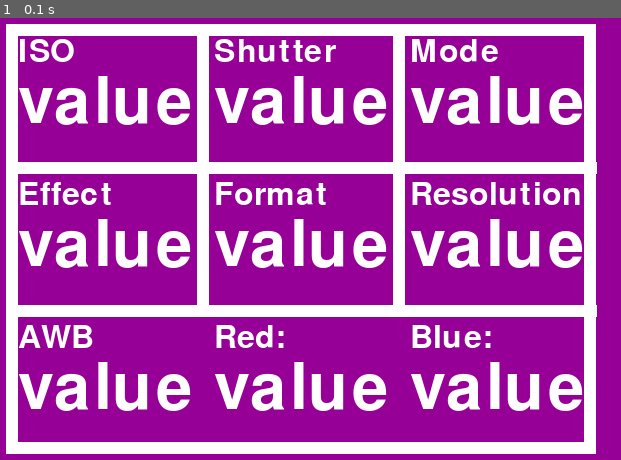
Above: before the commit, frame 1.
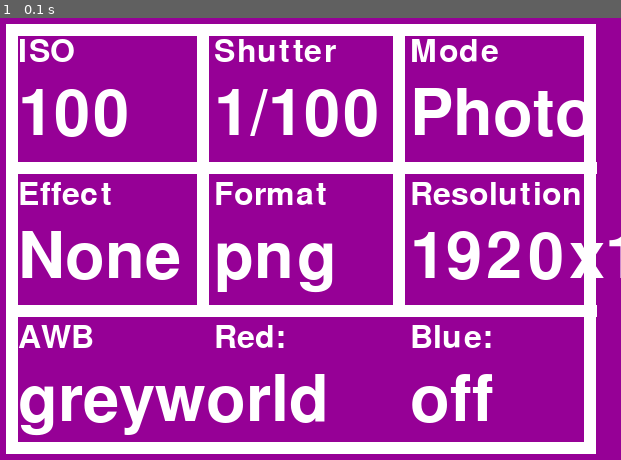
Above: after the commit, the same moment.

Repository: phileasdg/OpenMosseCam
Game: pygame game, started from pygame UI tests/pygame_pi_UI_test_2.py
The game is run twice, just before and just after one commit, with the same random seed, the same clock (stepped at 60 frames per second) and the same inputs.
Inputs:
- Up to frame 1 (0.1 s): no input

The runs differ from the first frame. In frame 1, 15% of the frame differs, in the area x 3-100%, y 13-95%.

Commit message:
Created a python program with a basic menu system that changes the functions of buttons depending on the screen.
TODO: implement list of settings into the program so that the selected settings change when they are called to change:
- shift from one setting to another
- shift from one value for a setting to another

Diff:
--- /dev/null
+++ b/OpenMosseCamProgramDesign/MenuSystem.py
@@ -0,0 +1,102 @@
+infoOverlay = True
+currentDisplay = "viewFinder"
+
+def take_picture():
+    print("taking picture")
+
+
+def toggle_info():
+    global infoOverlay
+    infoOverlay = not infoOverlay
+    print("infoOverlay is " + str(infoOverlay))
+
+
+def settingsMenu():
+    global currentDisplay
+    currentDisplay = "settingsMenu"
+
+    print("you have pressed 'settings menu'")
+    # change values of the thing (maybe a single function could work)
+
+
+def gallery():
+    global currentDisplay
+    currentDisplay = "gallery"
+
+    print("you have pressed 'gallery'")
+    # change values of the thing (maybe a single function could work)
+
+
+def back():
+    global currentDisplay
+    currentDisplay = "viewFinder"
+
+    # change the value of the buttons
+
+
+def next_up():
+    print("you have pressed 'up'")
+    # add 1 to setting value
+
+
+def next_down():
+    print("you have pressed 'down'")
+    # remove 1 from setting value
+
+
+def change_setting():
+    print("you have pressed 'change selected setting'")
+    # go down to change the setting
+
+
+def delete():
+    print("content deleted")
+
+
+Displays = {
+    "viewFinder": {
+        "Button1": take_picture,  # the name of the function without the brackets
+        "Button2": toggle_info,
+        "Button3": settingsMenu,
+        "Button4": gallery
+    },
+    "settingsMenu": {
+        "Button1": back,
+        "Button2": next_up,
+        "Button3": next_down,
+        "Button4": change_setting
+    },
+    "gallery": {
+        "Button1": back,
+        "Button2": next_up,
+        "Button3": next_down,
+        "Button4": delete
+    }
+}
+DisplayFunctions = {
+    "viewFinder": {
+        "Button1": "1: take_picture",  # the name of the function without the brackets
+        "Button2": "2: toggle_info",
+        "Button3": "3: settingsMenu",
+        "Button4": "4: gallery"
+    },
+    "settingsMenu": {
+        "Button1": "1: back",
+        "Button2": "2: next_up",
+        "Button3": "3: next_down",
+        "Button4": "4: change_setting"
+    },
+    "gallery": {
+        "Button1": "1: back",
+        "Button2": "2: next_up",
+        "Button3": "3: next_down",
+        "Button4": "4: delete"
+    }
+}
+
+while True:
+    for i in range(4):
+        print(DisplayFunctions[currentDisplay]["Button"+str(i+1)])
+
+    print("please enter a number:")
+    Displays[currentDisplay]["Button"+input()]()
--- a/pygame UI tests/pygame_pi_UI_test_2.py
+++ b/pygame UI tests/pygame_pi_UI_test_2.py
@@ -22,18 +22,51 @@
 BACKGROUND= (150, 0, 150)
 WHITE = (255, 255, 255)
 
+#settings values
+ISO = "100"
+ShutterSpeed = "1/100"
+Mode = "Photo"
+Effect = "None"
+Format = "png"
+Resolution = "1920x1080"
+AWB = "greyworld"
+REDgain = "off"
+BLUEgain = "off"
+
 # settings headers coordinates
+settingsValues = {
+    "ISO": ISO,
+    "Shutter": ShutterSpeed,
+    "Mode": Mode,
+    "Effect": Effect,
+    "Format": Format,
+    "Resolution": Resolution,
+    "AWB": AWB,
+    "Red gain:": REDgain,
+    "Blue gain:": BLUEgain,
+}
 settingsXY = {
-    "ISO": (a+lineThickness, a+lineThickness),
-    "Shutter": (a+lineThickness+horizontalThird, a+lineThickness),
-    "Mode": (a+lineThickness+2*horizontalThird, a+lineThickness),
-    "Effect": (a+lineThickness, a+lineThickness+verticalThird),
-    "Format": (a+lineThickness+horizontalThird, a+lineThickness+verticalThird),
-    "Resolution": (a+lineThickness+2*horizontalThird, a+lineThickness+verticalThird),
-    "AWB": ((a+lineThickness, a+lineThickness+2*verticalThird)),
-    "Red:": (a+lineThickness+horizontalThird, a+lineThickness+2*verticalThird),
-    "Blue:": (a+lineThickness+2*horizontalThird, a+lineThickness+2*verticalThird),
-    }
+"ISO": (a+lineThickness, a+lineThickness),
+"Shutter": (a+lineThickness+horizontalThird, a+lineThickness),
+"Mode": (a+lineThickness+2*horizontalThird, a+lineThickness),
+"Effect": (a+lineThickness, a+lineThickness+verticalThird),
+"Format": (a+lineThickness+horizontalThird, a+lineThickness+verticalThird),
+"Resolution": (a+lineThickness+2*horizontalThird, a+lineThickness+verticalThird),
+"AWB": ((a+lineThickness, a+lineThickness+2*verticalThird)),
+"Red:": (a+lineThickness+horizontalThird, a+lineThickness+2*verticalThird),
+"Blue:": (a+lineThickness+2*horizontalThird, a+lineThickness+2*verticalThird),
+}
+settingsValueXY = {
+ISO: (a+lineThickness, a+lineThickness+int(verticalThird/3)),
+ShutterSpeed: (a+lineThickness+horizontalThird, a+lineThickness+int(verticalThird/3)),
+Mode: (a+lineThickness+2*horizontalThird, a+lineThickness+int(verticalThird/3)),
+Effect: (a+lineThickness, a+lineThickness+verticalThird+int(verticalThird/3)),
+Format: (a+lineThickness+horizontalThird, a+lineThickness+verticalThird+int(verticalThird/3)),
+Resolution: (a+lineThickness+2*horizontalThird, a+lineThickness+verticalThird+int(verticalThird/3)),
+AWB: ((a+lineThickness, a+lineThickness+2*verticalThird+int(verticalThird/3))),
+REDgain: (a+lineThickness+horizontalThird, a+lineThickness+2*verticalThird+int(verticalThird/3)),
+BLUEgain: (a+lineThickness+2*horizontalThird, a+lineThickness+2*verticalThird+int(verticalThird/3)),
+}
 
 pygame.init()
 # pygame.mouse.set_visible(False)
@@ -61,13 +94,13 @@
 
         DISPLAYSURF.blit(k, textRectObj)
 
-        ValueString = fontObjSettings.render("value", True, WHITE)  # TODO: Make this text flow from the camera settings.
-        ValueStringtextRectObj = ValueString.get_rect()
-        ValueStringXYtoSum = [(0, 35), v]  # TODO: Make this a formula
-        ValueStringXY = [sum(i) for i in zip(*ValueStringXYtoSum)]
-        ValueStringtextRectObj.topleft = (ValueStringXY)
-
-        DISPLAYSURF.blit(ValueString, ValueStringtextRectObj)
+    for k, v in settingsValueXY.items(): #TODO: edit the dictionary
+        k = fontObjSettings.render(k, True, WHITE)  # text, anti-aliasing, text colour, bg colour
+        textRectObj = k.get_rect()
+        # textRectObjXYtoSum = [(int(horizontalThird/2), int(verticalThird/2)), v]  # TODO: Make this a formula
+        # textRectObjXY = [sum(i) for i in zip(*textRectObjXYtoSum)]
+        textRectObj.topleft= (v)
+        DISPLAYSURF.blit(k, textRectObj)
 
 # setup functions calling
 draw_settings_menu()
